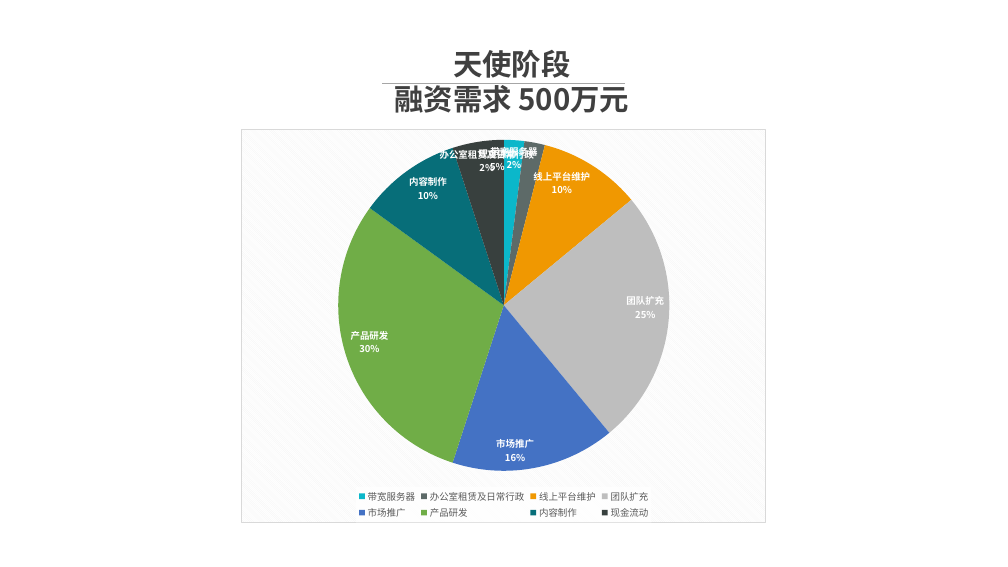
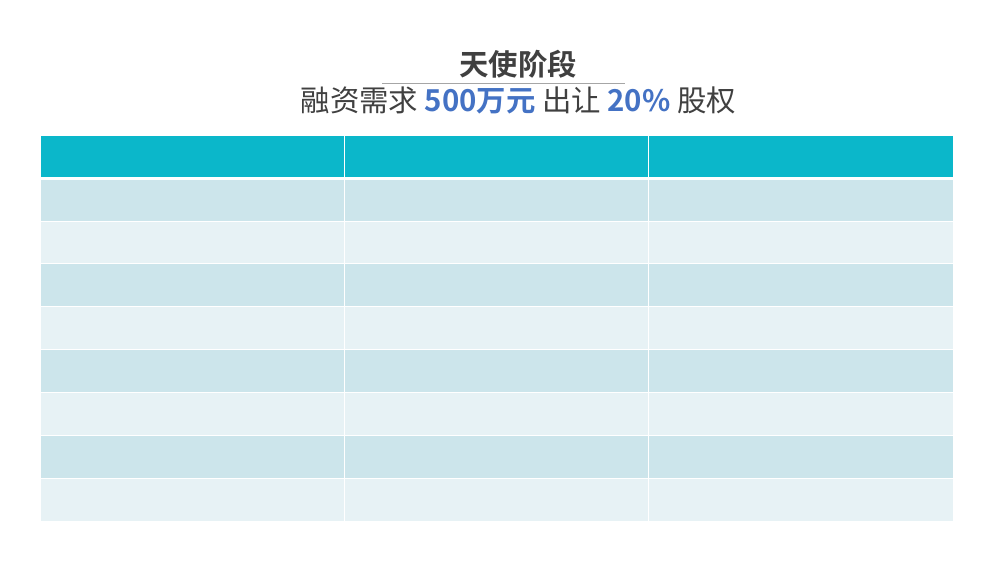
Before and after one commit to alucard263096/BP, a slide deck: slide 12 of App后端云 商业计划书 - v1 团队.pptx (slide 11 before the commit). Drawn at 1008x567 pixels with LibreOffice and Linux fonts; fonts in the diff are those of the drawing; background and template pictures are left out. Boxes give left, top, right and bottom in pixels: in the first picture for what was removed or moved away, otherwise in the second. Text is boxed around its words. In the diff, an @@ line names an element or a change of style, - is before the commit and + after.

```diff
--- a/App后端云 商业计划书 - v1 团队.pptx
+++ b/App后端云 商业计划书 - v1 团队.pptx
@@ text "天使阶段": place and size @@
-text "天使阶段" at bbox=[394, 50, 630, 113]
+text "天使阶段" at bbox=[301, 50, 736, 114]
@@ text at bbox=[301, 83, 736, 114]: text changed; bold off @@
-融资需求 500万元
+融资需求 500万元 出让 20% 股权
@@ table added at bbox=[40, 135, 954, 521], 9 rows, 3 columns @@
+ |  | 
+ |  | 
+ |  | 
+ |  | 
+ |  | 
+ |  | 
+ |  | 
+ |  | 
+ |  | 
@@ pie chart removed at bbox=[241, 129, 766, 523] @@
-categories: 带宽服务器, 办公室租赁及日常行政, 线上平台维护, 团队扩充, 市场推广, 产品研发, 内容制作, 现金流动
-Series 1: 2, 2, 10, 25, 16, 30, 10, 5
```
Also in this commit, not shown: 7 other slides changed, 1 slide removed.
